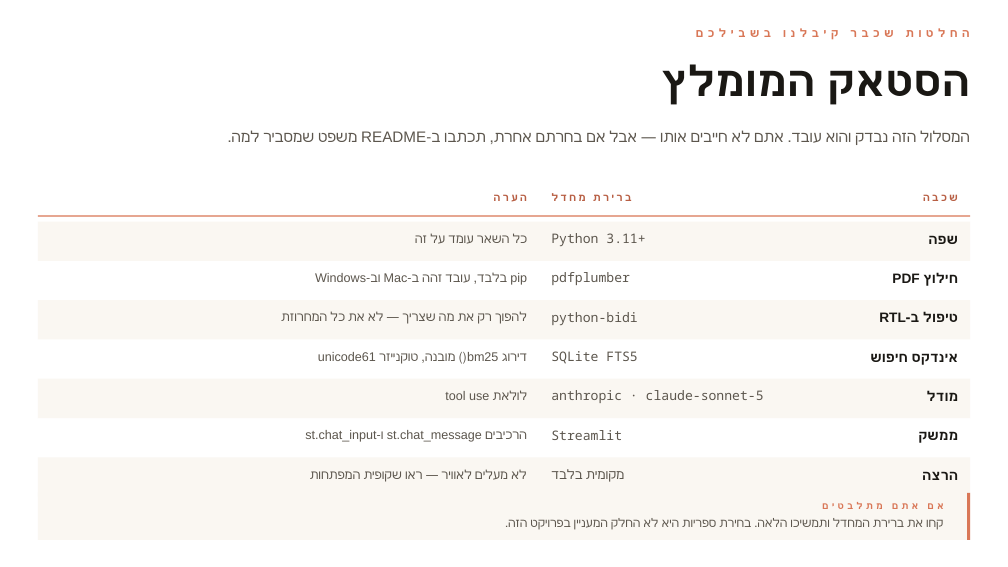
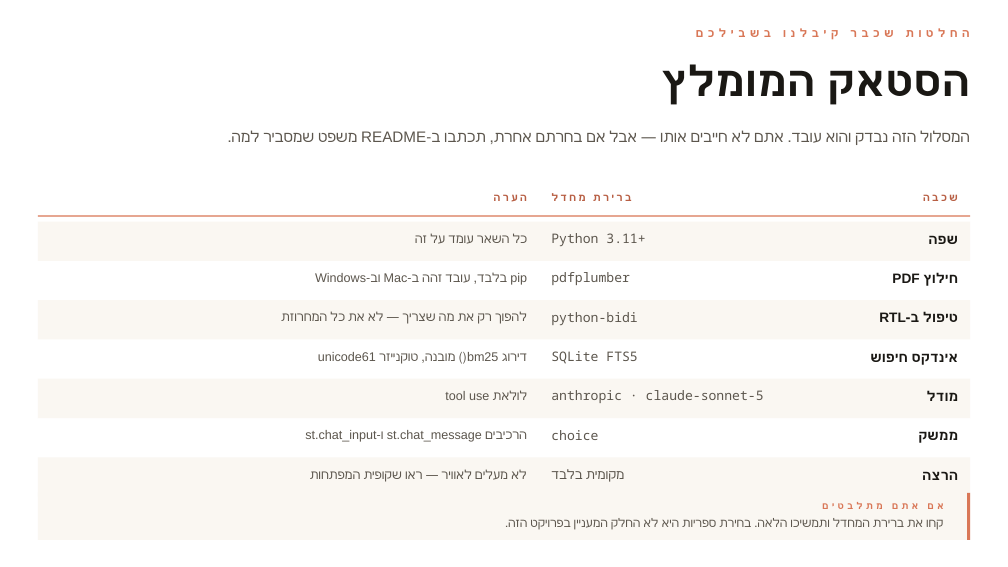
Before and after one commit to talgurevich/claude101, a slide deck: slide 123 of Excellenteam Claude Code Deck/exellenteam-claude-master.pptx. Drawn at 1008x567 pixels with LibreOffice and Linux fonts; fonts in the diff are those of the drawing. Boxes give left, top, right and bottom in pixels: in the first picture for what was removed or moved away, otherwise in the second. Text is boxed around its words. In the diff, an @@ line names an element or a change of style, - is before the commit and + after.

```diff
--- a/Excellenteam Claude Code Deck/exellenteam-claude-master.pptx
+++ b/Excellenteam Claude Code Deck/exellenteam-claude-master.pptx
@@ text at box(551, 430, 598, 440): text changed @@
-Streamlit
+choice
```
